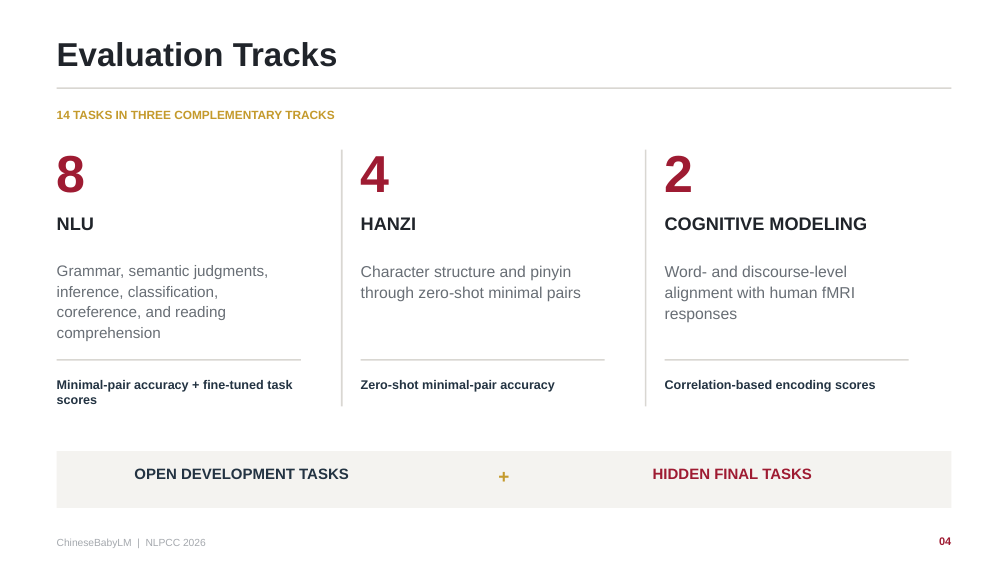
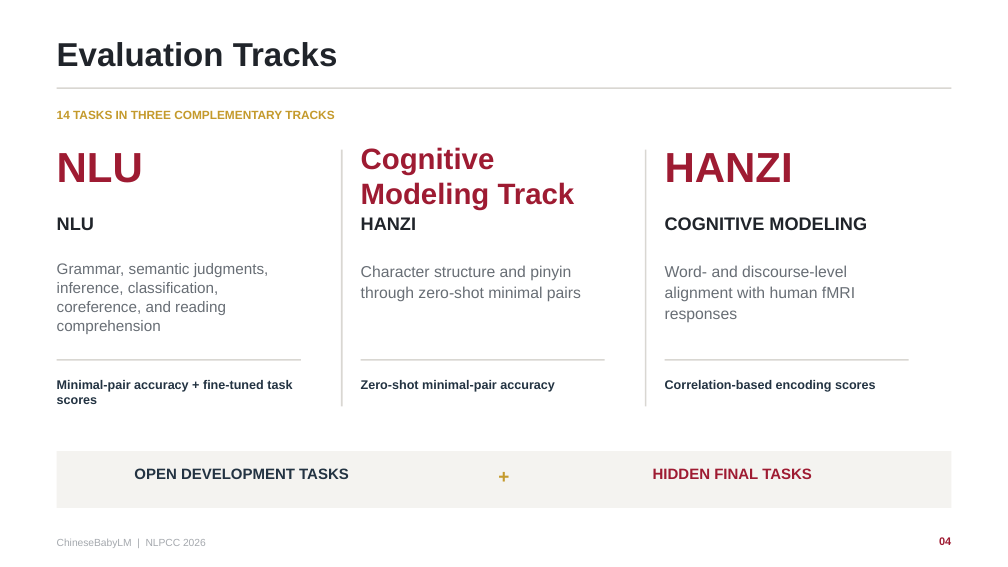
Before and after one commit to zh-qian2004/nlpcc-chinesebabylm-slide, a slide deck: slide 3 of output/ChineseBabyLM_NLPCC2026_Oral_v2.pptx (slide 4 before the commit). Drawn at 1008x567 pixels with LibreOffice and Linux fonts; fonts in the diff are those of the drawing. Boxes give left, top, right and bottom in pixels: in the first picture for what was removed or moved away, otherwise in the second. Text is boxed around its words. In the diff, an @@ line names an element or a change of style, - is before the commit and + after.

```diff
--- a/output/ChineseBabyLM_NLPCC2026_Oral_v2.pptx
+++ b/output/ChineseBabyLM_NLPCC2026_Oral_v2.pptx
@@ text at (x1=361, y1=147, x2=575, y2=210): text changed; size 49.5 to 28 pt @@
-4
+Cognitive Modeling Track
@@ text at (x1=57, y1=153, x2=143, y2=183): text changed; size 49.5 to 40 pt @@
-8
+NLU
@@ text at (x1=665, y1=153, x2=793, y2=182): text changed; size 49.5 to 40 pt @@
-2
+HANZI
@@ text "Grammar, semantic judgments, inference, classification, ..." at (x1=57, y1=263, x2=269, y2=334): line spacing 1.13 to 1.03 @@
```
Also in this commit, not shown: 3 other slides changed, 2 other files.
